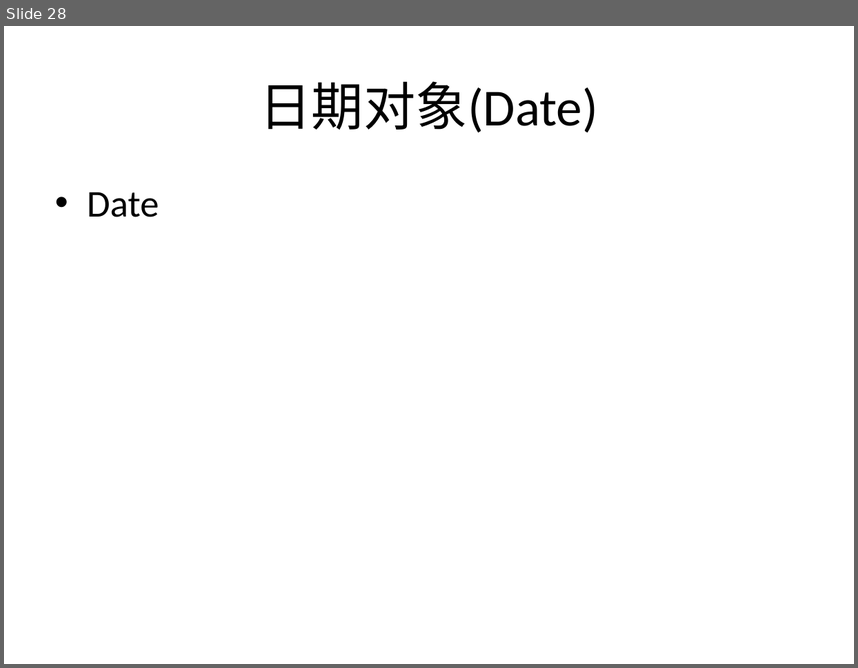
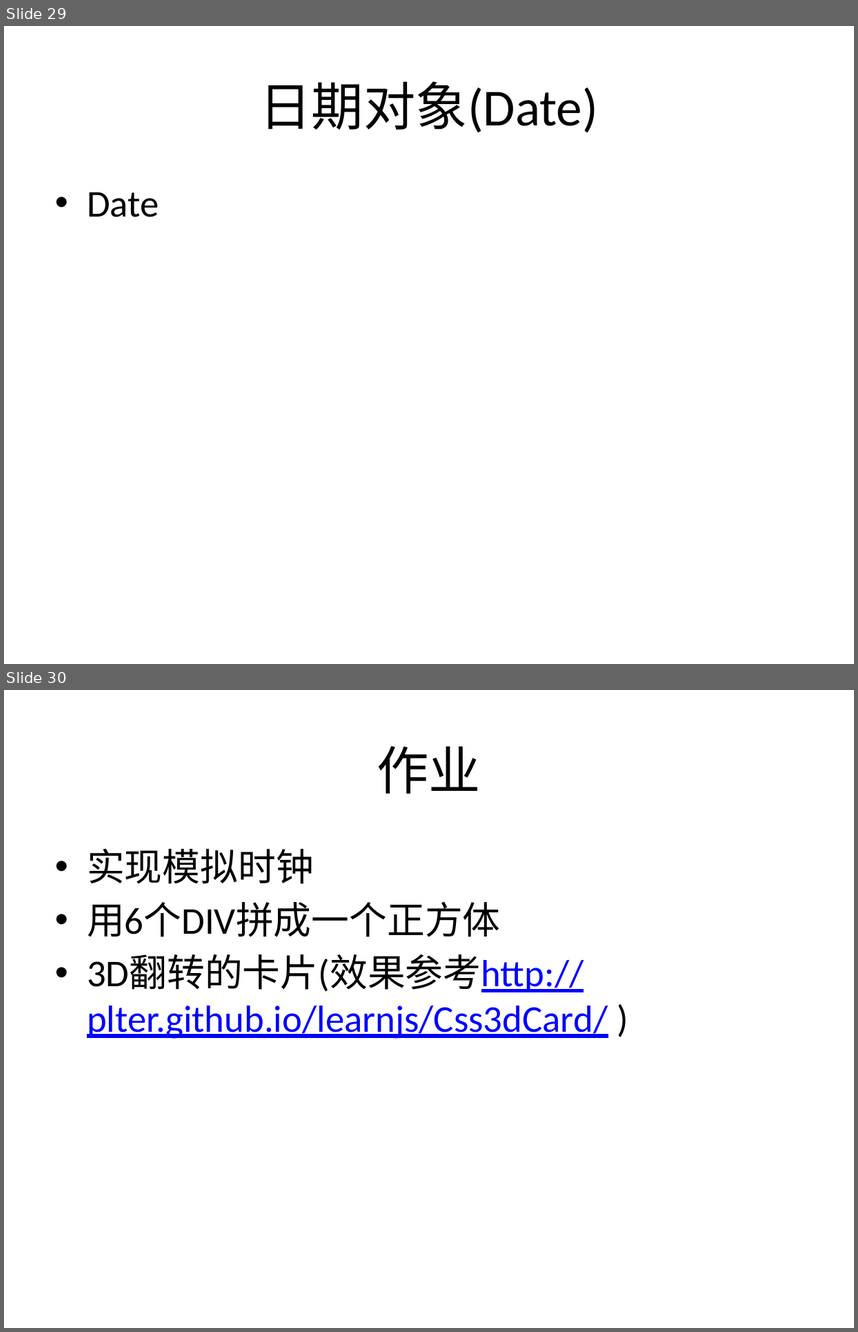
Before and after one commit to plter/HTML5Course20160612, a slide deck: Web前端教学记录.pptx. Shown one above the other, each under a label of ours: slide 28 before the commit, slides 29 and 30 after it. The pictures are 858x668 and 858x1332 pixels, drawn with LibreOffice and Linux fonts; fonts in the diff are those of the drawing. Boxes give left, top, right and bottom in pixels: in the first picture for what was removed or moved away, otherwise in the second. Text is boxed around its words. In the diff, an @@ line names an element or a change of style, - is before the commit and + after.

```diff
--- a/Web前端教学记录.pptx
+++ b/Web前端教学记录.pptx
@@ slide 30 added at box(4, 690, 854, 1328), background #FFFFFF @@
@@ title added at box(377, 746, 481, 793), 44 pt, text #000000 @@
+作业
@@ text added at box(87, 848, 608, 1038), 32 pt, text #0000FF, underline @@
+• 实现模拟时钟
+• 用6个DIV拼成一个正方体
+• 3D翻转的卡片(效果参考http://plter.github.io/learnjs/Css3dCard/ )
@@ what was slide 28 is now slide 29 @@
```
Also in this commit, not shown: 2 other slides added, 7 other files.
